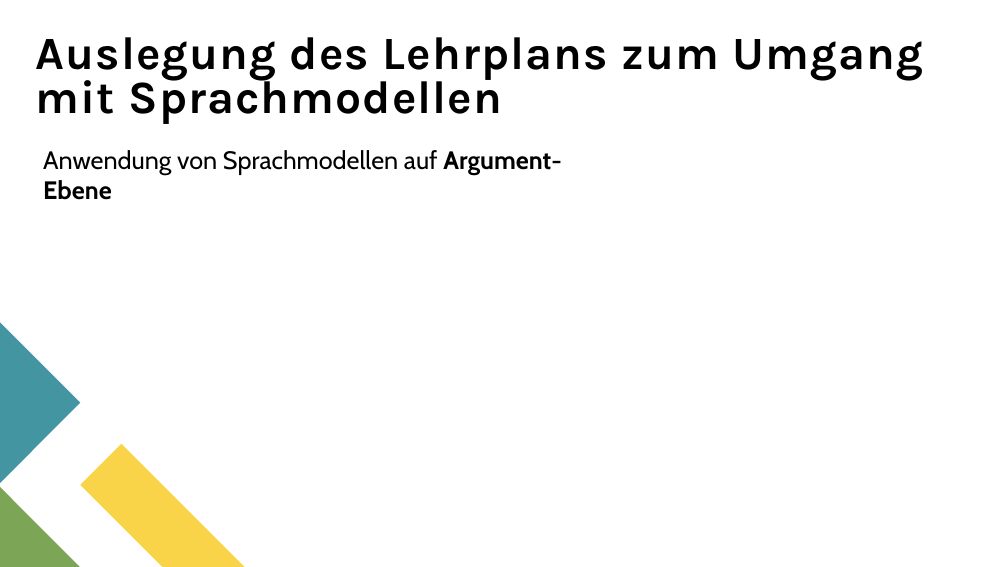
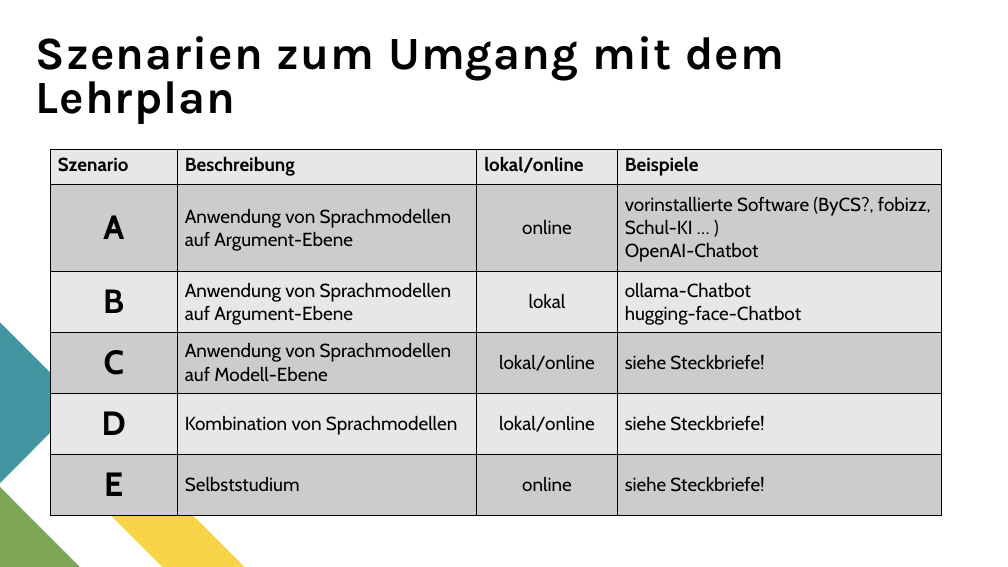
Before and after one commit to spaciva-Bauer/Fortbildungen, a slide deck: slide 13 of Praesentation/MB-Veranstaltung_Sprachmodelle_0.1.pptx. Drawn at 1008x567 pixels with LibreOffice and Linux fonts; fonts in the diff are those of the drawing. Boxes give left, top, right and bottom in pixels: in the first picture for what was removed or moved away, otherwise in the second. Text is boxed around its words. In the diff, an @@ line names an element or a change of style, - is before the commit and + after.

```diff
--- a/Praesentation/MB-Veranstaltung_Sprachmodelle_0.1.pptx
+++ b/Praesentation/MB-Veranstaltung_Sprachmodelle_0.1.pptx
@@ title at [36,36,784,124]: text changed @@
-Auslegung des Lehrplans zum Umgang mit Sprachmodellen
+Szenarien zum Umgang mit dem Lehrplan
@@ table added at [51,149,941,516], 6 rows, 4 columns @@
+Szenario | Beschreibung | lokal/online | Beispiele
+A | Anwendung von Sprachmodellen auf Argument-Ebene | online | vorinstallierte Software (ByCS?, fobizz, Schul-KI … ) / OpenAI-Chatbot
+B | Anwendung von Sprachmodellen auf Argument-Ebene | lokal | ollama-Chatbot / hugging-face-Chatbot
+C | Anwendung von Sprachmodellen auf Modell-Ebene | lokal/online | siehe Steckbriefe!
+D | Kombination von Sprachmodellen | lokal/online | siehe Steckbriefe!
+E | Selbststudium | online | siehe Steckbriefe!
@@ text removed at [43,150,562,200] @@
-Anwendung von Sprachmodellen auf Argument-Ebene
```
Also in this commit, not shown: 3 other slides changed.
